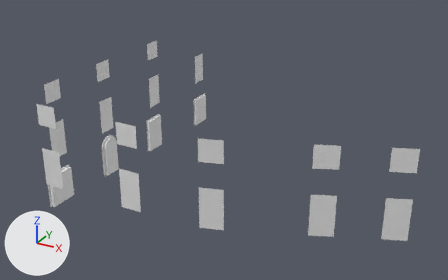
What one commit did to the Blender file Maps/Sardinia/Blender/Sardinia_Master.blend.
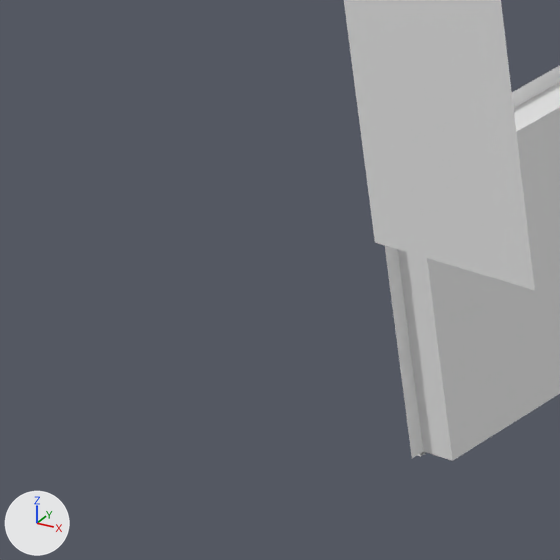
Each version appears first whole from a 50 mm lens placed at (17.79, 43.68, 14.89), pointed at (-2.68, 80.88, -3.71), and next in a close-up on the part from 2% to 15% of the width and 57% to 78% of the height. The axes (+X, +Y, +Z) are drawn at lower left. The lights are the same throughout.

Objects in the first close-up: 'Building8b.001'.
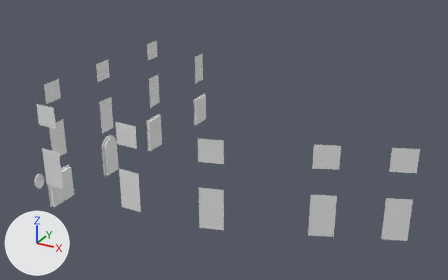
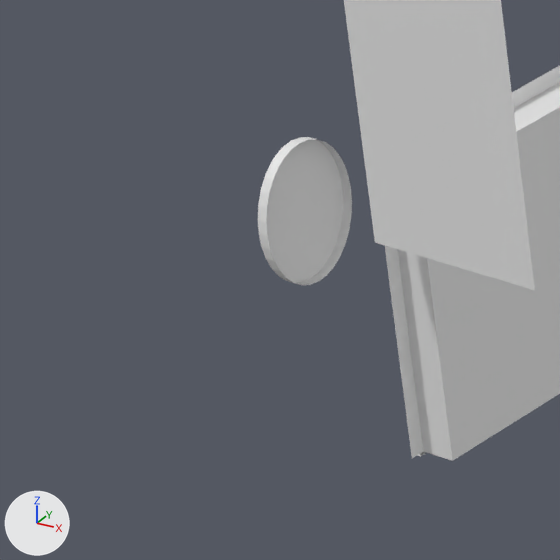
Pixel boxes (x1, y1, x2, y2) of what changed, in the close-ups (560 x 560 px):
'Building8b.001', reshaped
    before: (344, 0, 560, 461)
    after: (258, 0, 560, 461)
part 1 of me_building8b_001, added
    after: (258, 137, 352, 285)

Diff of the bpy script that builds the scene:
```diff
--- a/Maps/Sardinia/Blender/Sardinia_Master.blend.py
+++ b/Maps/Sardinia/Blender/Sardinia_Master.blend.py
@@ me_building8b_001 @@
 # used by ob_building8b_001; location = (0.0, 0.0, 0.0); rotation_euler = (1.571, 0.0, 0.0), in degrees (90, 0, 0)
-me_building8b_001.from_pydata(...)  # 202 vertices, 108 faces; spans x -12.5..12.5, y -8.7..1.3, z -94.6..-70.1
+me_building8b_001.from_pydata(...)  # 266 vertices, 141 faces; spans x -12.5..12.5, y -8.7..1.3, z -94.6..-70.1
+# me_building8b_001 part 1: a new loose piece of 64 vertices spanning x -12.5..-12.4, y -6.0..-4.8, z -72.1..-71.2
```
